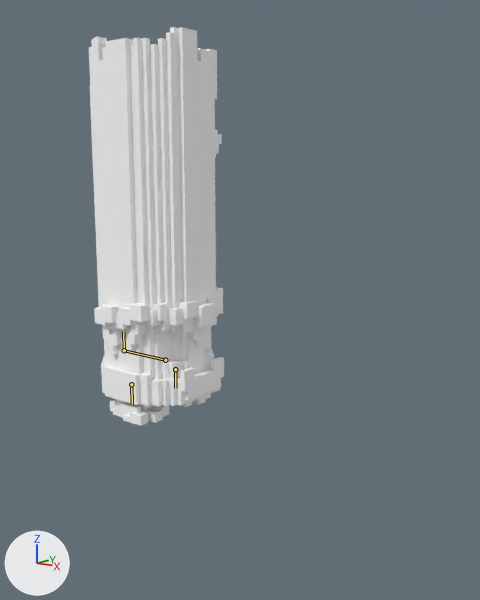
A saved change to the Blender file src/galois/data/npcs/tree_mucker_animations.blend.
Before and after are seen from a camera (50 mm lens) standing at (9.61, -9.6, 4.84) and looking at (2.72, -0.59, 2.64). The lights are fixed; the arrows at lower left show +X, +Y and +Z. The picture after the commit comes second. The bones that bend it are drawn over the model as lines.

The first picture shows 'Body', 'Head', 'L_Leg', 'R_Leg'.
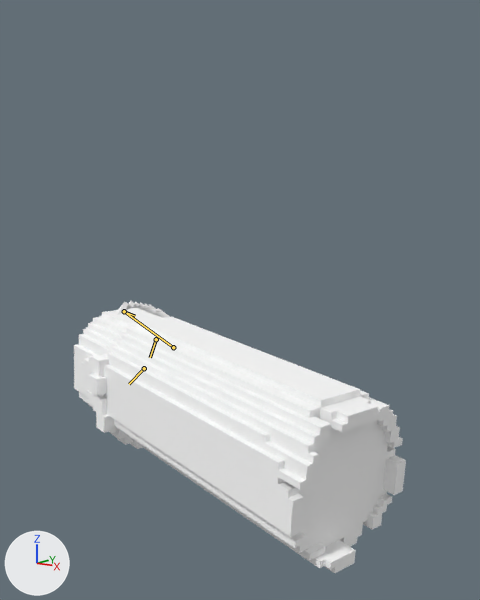
The newer file adds an action. The first version stands in its rest pose; the second is drawn at frame 7 of the action 'StaggerHeavy'.

What differs and where, as boxes [x1, y1, x2, y2] in the pictures (480 x 600 px):
'Head', posed (147% wider, 25% shorter): before [89, 27, 223, 379]; after [74, 308, 406, 573]
bone 'Body', root to tip: before (165, 360) to (124, 350); after (173, 347) to (124, 311)
bone 'Head', root to tip: before (124, 350) to (123, 331); after (124, 311) to (135, 316)
bone 'R_Leg', root to tip: before (131, 384) to (132, 404); after (144, 368) to (129, 384)
bone 'L_Leg', root to tip: before (175, 369) to (175, 388); after (156, 339) to (150, 357)

The edits, one by one:
Bone 'Body' (bone_body) moves from (0.0, 0.0, 0.0) to (-0.28, -0.16, 0.078).
Bone 'Body' (bone_body) turns from (0, 0, 0) to (-33, 13, 39) degrees about its own x, y and z.
Bone 'Head' (bone_head) turns from (0, 0, 0) to (47, -10, -54) degrees about its own x, y and z.
Bone 'R_Leg' (bone_r_leg) turns from (0, 0, 0) to (39, 0, -13) degrees about its own x, y and z.
Bone 'L_Leg' (bone_l_leg) turns from (0, 0, 0) to (14, 0, 19) degrees about its own x, y and z.
